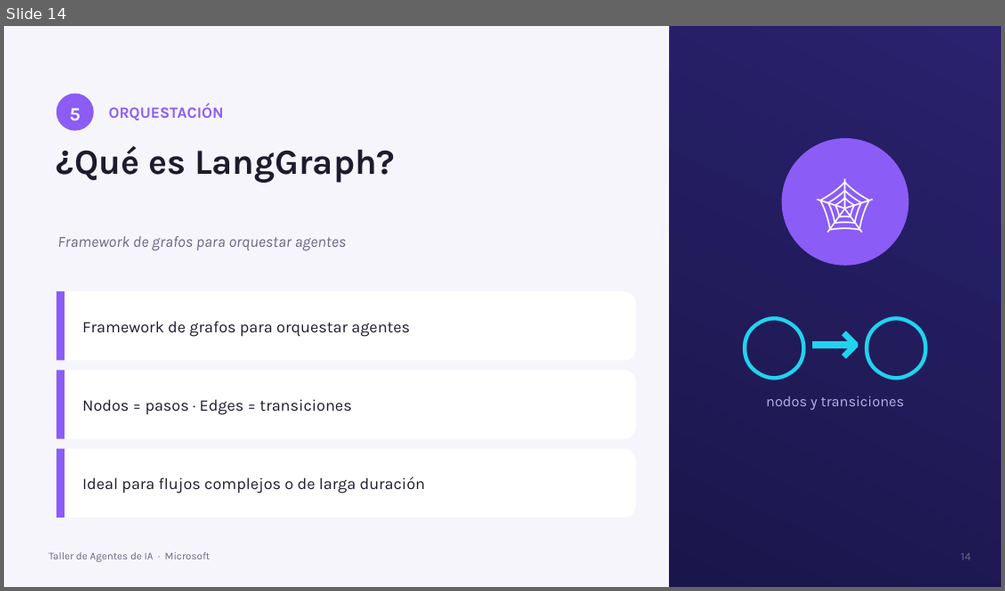
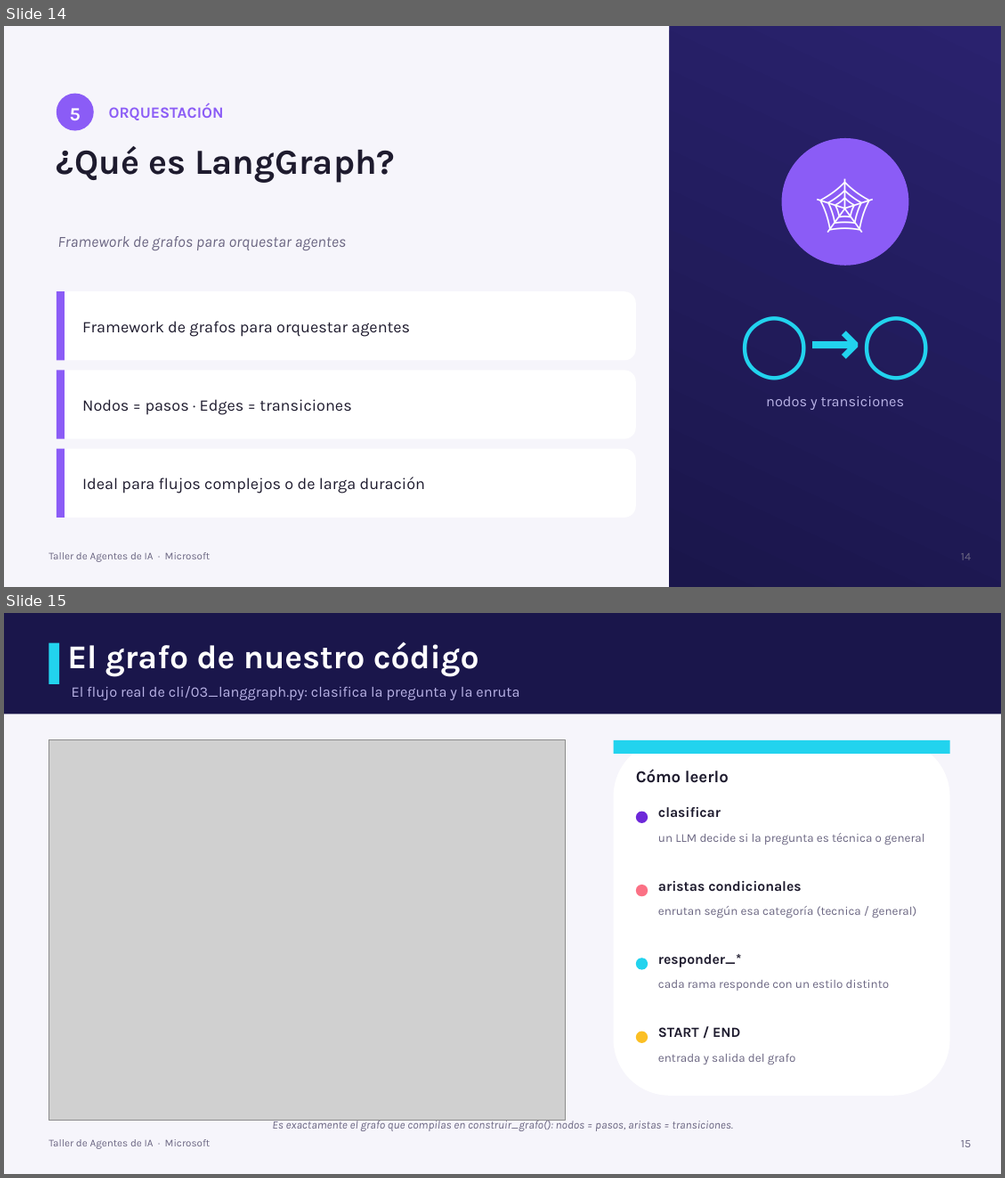
Before and after one commit to SantiagoLM01/taller-agentes-ia, a slide deck: presentacion/Taller_Agentes_IA_2h.pptx. Shown one above the other, each under a label of ours: slide 14 before the commit, slides 14 and 15 after it. The pictures are 1005x591 and 1005x1178 pixels, drawn with LibreOffice and Linux fonts; fonts in the diff are those of the drawing; grey boxes stand for pictures. Boxes give left, top, right and bottom in pixels: in the first picture for what was removed or moved away, otherwise in the second. Text is boxed around its words. In the diff, an @@ line names an element or a change of style, - is before the commit and + after.

```diff
--- a/presentacion/Taller_Agentes_IA_2h.pptx
+++ b/presentacion/Taller_Agentes_IA_2h.pptx
@@ slide 15 added at (4,613,1001,1174), background #F6F5FB @@
@@ rectangle added at (4,613,1001,714), fill #1A164B @@
@@ rectangle added at (48,643,59,684), fill #22D3EE @@
@@ text added at (67,641,479,677), 32 pt, text #FFFFFF, bold @@
+El grafo de nuestro código
@@ text added at (72,686,519,700), 14 pt, text #B9B3E6 @@
+El flujo real de cli/03_langgraph.py: clasifica la pregunta y la enruta
@@ picture added at (48,740,565,1120) @@
@@ rounded rectangle added at (614,740,950,1095), fill #FFFFFF @@
@@ rectangle added at (614,740,950,754), fill #22D3EE @@
@@ text added at (636,769,728,783), 16 pt, text #1E1B2E, bold @@
+Cómo leerlo
@@ ellipse added at (636,811,647,823), fill #6D28D9 @@
@@ text added at (658,807,720,818), 13.5 pt, text #1E1B2E, bold @@
+clasificar
@@ text added at (658,833,924,844), 11.5 pt, text #6B6682 @@
+un LLM decide si la pregunta es técnica o general
@@ ellipse added at (636,884,647,896), fill #FB7185 @@
@@ text added at (658,881,801,892), 13.5 pt, text #1E1B2E, bold @@
+aristas condicionales
@@ text added at (658,906,916,918), 11.5 pt, text #6B6682 @@
+enrutan según esa categoría (tecnica / general)
@@ ellipse added at (636,957,647,970), fill #22D3EE @@
@@ text added at (658,954,741,967), 13.5 pt, text #1E1B2E, bold @@
+responder_*
@@ text added at (658,980,890,990), 11.5 pt, text #6B6682 @@
+cada rama responde con un estilo distinto
@@ ellipse added at (636,1031,647,1043), fill #FBBF24 @@
@@ text added at (658,1027,740,1038), 13.5 pt, text #1E1B2E, bold @@
+START / END
@@ text added at (658,1054,796,1064), 11.5 pt, text #6B6682 @@
+entrada y salida del grafo
@@ text added at (272,1119,733,1131), 11 pt, text #6B6682, italic @@
+Es exactamente el grafo que compilas en construir_grafo(): nodos = pasos, aristas = transiciones.
@@ text added at (48,1139,210,1149), 10 pt, text #6B6682 @@
+Taller de Agentes de IA · Microsoft
@@ text added at (961,1140,971,1147), 11 pt, text #6B6682 @@
+15
```
Also in this commit, not shown: 9 slides changed, 3 other files.
